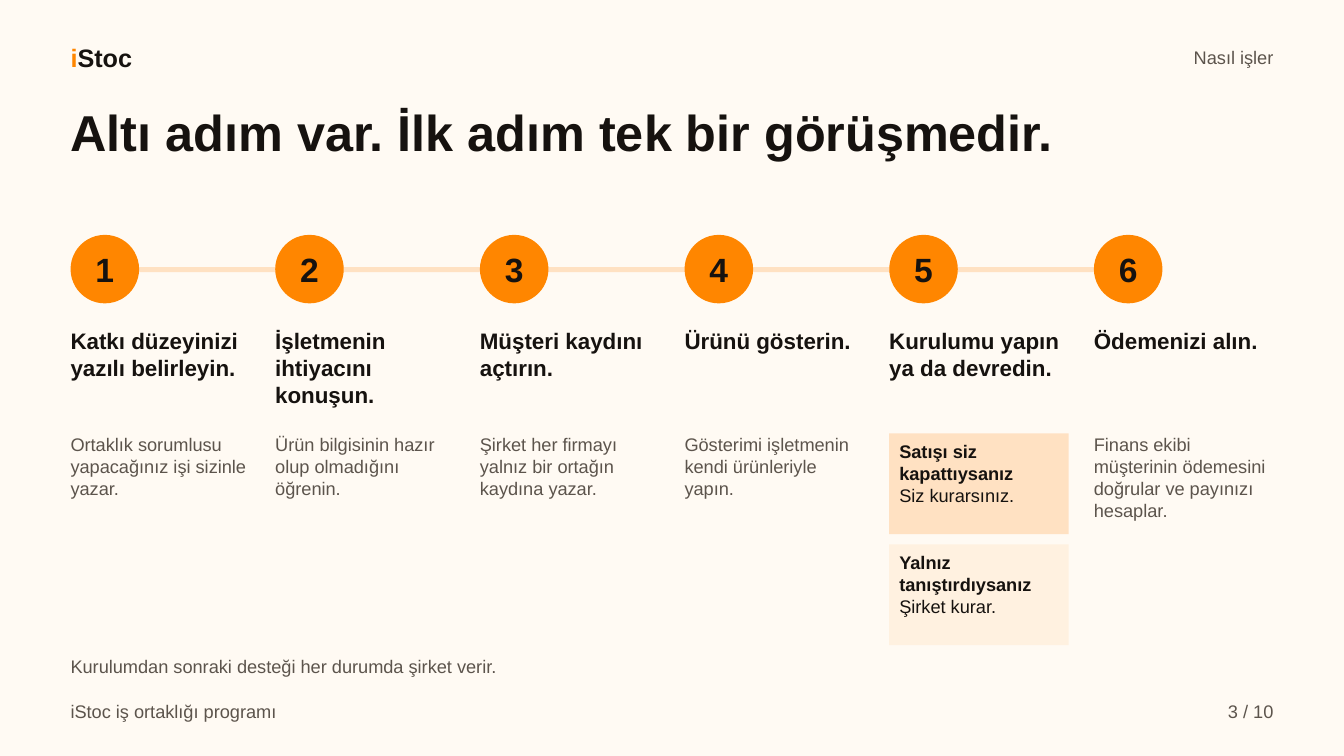
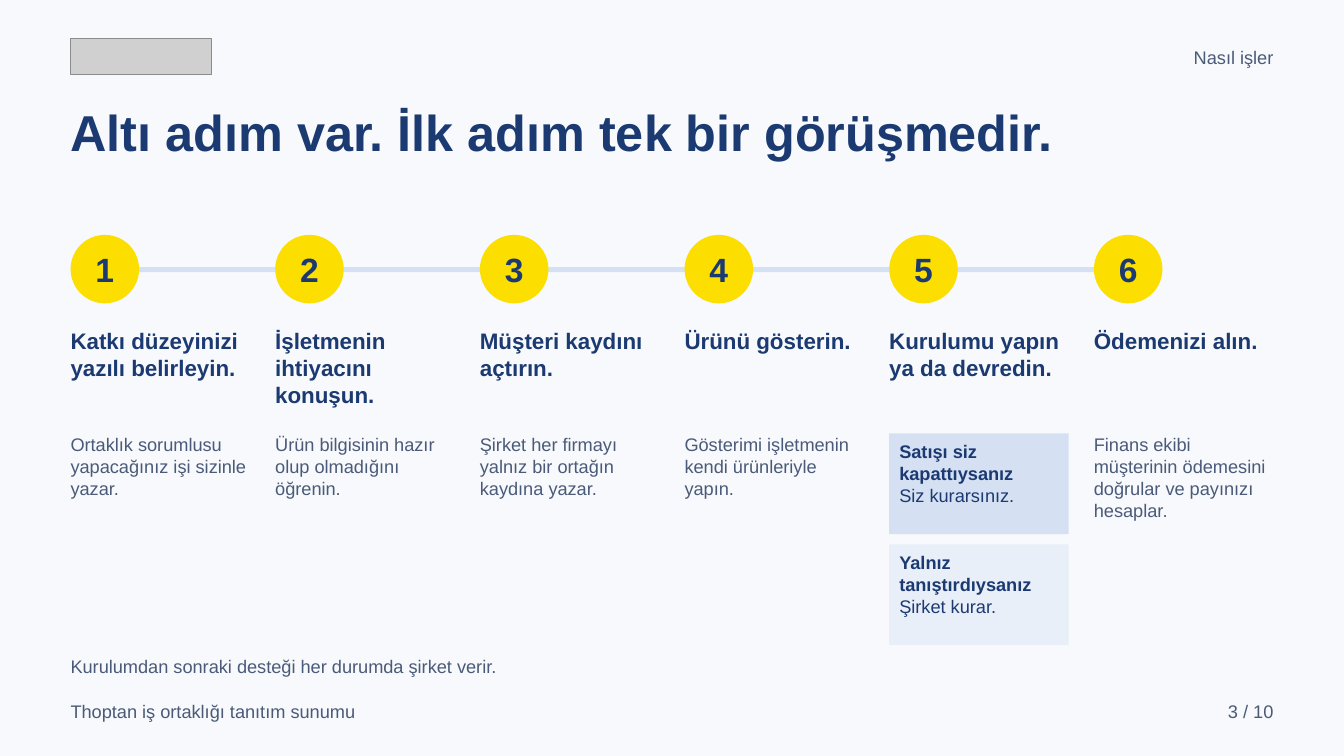
Before and after one commit to karacaismail/19ekim, a slide deck: slide 3 of public/indir/istoc/istoc-is-ortakligi-sunum.pptx. Drawn at 1344x756 pixels with LibreOffice and Linux fonts; fonts in the diff are those of the drawing; grey boxes stand for pictures. Boxes give left, top, right and bottom in pixels: in the first picture for what was removed or moved away, otherwise in the second. Text is boxed around its words. In the diff, an @@ line names an element or a change of style, - is before the commit and + after.

Commit message:
iStoc tanıtım setini Thoptan markasına taşı
Üç belgenin asıl markası artık Thoptan'dır. Web adresi thoptan.com olur.
El kitapçığının adı "Thoptan iş ortaklığı kılavuzu" olur.
Görsel sunumun ve PPTX'in adı "Thoptan iş ortaklığı tanıtım sunumu" olur.

- Kapakta, üst bilgide ve son sayfada Thoptan logosu durur.
- "Connect to iStoc" imzası yalnız kapakta ve son sayfada durur.
- Ürün ve hizmet cümlelerinde özne Thoptan olur.
- Renkler lacivert #23488d, #1c3a72 ve sarı #fcde00 olur. Turuncu kalmadı.
- Üretici turuncu rengi, "İSTOÇ" adını ve iStoc ile başlayan cümleyi reddeder.
- Sitedeki "Tanıtım dosyaları" bölümünde dosya adları Thoptan olur.
- Dosya yolları, sayılar, oranlar, fiyatlar ve süreler değişmedi.

```diff
--- a/public/indir/istoc/istoc-is-ortakligi-sunum.pptx
+++ b/public/indir/istoc/istoc-is-ortakligi-sunum.pptx
@@ background #FFFAF3 to #F7F9FC @@
@@ text removed at (71, 48, 133, 68) @@
-iStoc
@@ picture added at (71, 38, 212, 75) @@
@@ fill #FF8600 to #FCDE00 in 6 elements at (71, 235, 139, 303), (275, 235, 344, 303), (480, 235, 548, 303), (685, 235, 753, 303), (889, 235, 958, 303), (1094, 235, 1163, 303) @@
@@ rectangle at (106, 267, 1129, 272): fill #FFE1C2 to #D5E1F2 @@
@@ text colour #16120F to #1C3A72 in 15 elements at (71, 111, 1052, 161), (95, 259, 114, 282), (71, 332, 238, 381), (300, 258, 319, 282), (275, 332, 385, 408), (505, 258, 524, 283), (480, 332, 642, 381), (709, 259, 728, 282), (685, 332, 850, 354), (914, 259, 933, 283), (889, 332, 1059, 381), (899, 445, 1015, 502), (899, 555, 1031, 617), (1119, 258, 1138, 283), (1094, 332, 1258, 350) @@
@@ rectangle at (889, 434, 1069, 534): fill #FFE1C2 to #D5E1F2 @@
@@ rectangle at (889, 544, 1069, 645): fill #FFF1E0 to #E9EFF8 @@
@@ text at (71, 704, 356, 722): text changed; text colour #5C544C to #4A5A78 @@
-iStoc iş ortaklığı programı
+Thoptan iş ortaklığı tanıtım sunumu
@@ text colour #5C544C to #4A5A78 in 8 elements at (1194, 51, 1273, 68), (71, 438, 246, 499), (275, 437, 434, 499), (480, 438, 617, 499), (685, 438, 849, 499), (1094, 438, 1266, 521), (71, 659, 496, 677), (1228, 705, 1273, 718) @@
```
Also in this commit, not shown: 9 other slides changed, 44 other files.
